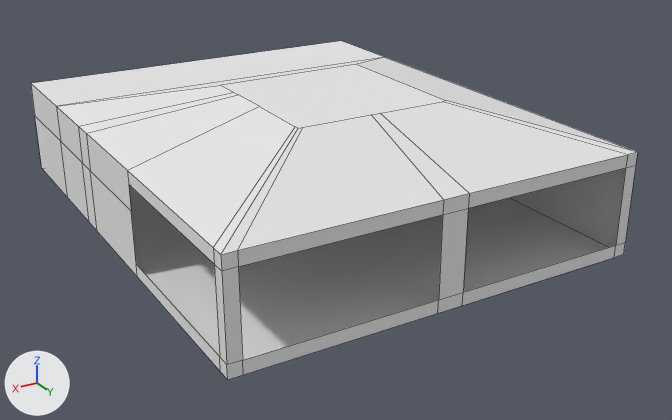
A saved change to the Blender file Assets/Building.blend.
Both versions are drawn from a 50 mm lens placed at (23.0, 39.3, 20.3), pointed at (-0.9, -0.5, 0.4). Lighting does not change. The marker at lower left points along +X, +Y and +Z. Mesh edges are drawn as thin lines.

The first picture shows 'Building'.
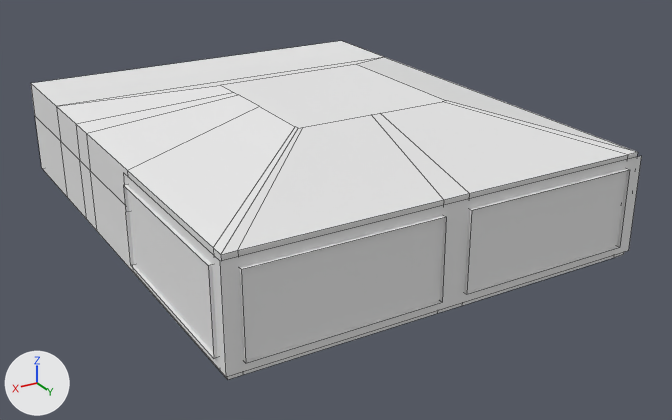
Diff of the bpy script that builds the scene:
```diff
--- a/Assets/Building.blend.py
+++ b/Assets/Building.blend.py
@@ mat_window @@
+mat_window = diffuse_material('Window')
+mat_window.base_color = (0.8, 0.8, 0.8)  # white #e7e7e7
@@ me_cube_001 @@
 # used by ob_building; location = (0.0, 0.0, 0.0); rotation_euler = (1.571, 0.0, -3.142), in degrees (90, 0, -180); scale = (0.9, 0.9, 0.9)
 # verts and faces of me_cube_001; kept vertices keep their numbers, new ones are numbered from 75
 # before: 36 (-12.0, 6.0, -7.5) at pixel (78, 126), 37 (-12.0, 0.0, -7.5) at pixel (89, 222), 40 (-12.0, 3.8, -7.5) at pixel (82, 162)
-me_cube_001.from_pydata(...)  # 75 vertices, 53 faces; spans x -12.0..12.0, y 0.0..8.0, z -18.1..12.0
+me_cube_001.from_pydata(...)  # 88 vertices, 66 faces; spans x -12.3..12.0, y 0.0..8.0, z -18.1..12.3
+# me_cube_001 part 1
+# 13 vertices are added at x -12.3..11.2, y 0.7..5.2, z 0.7..12.3
+# 13 new faces join them
+# me_cube_001 part 2
+for i in [36, 37, 40]: verts[i] += (0.0, 0.0, -0.5)
 me_cube_001.materials.append(mat_building)
@@ me_plane_001 @@
+me_plane_001.from_pydata([(-1.0, -1.0, 0.0), (0.99, -1.0, 0.0), (-1.0, 1.0, 0.0), (0.99, 1.0, 0.0), (0.99, -1.0, 10.5), (0.99, 1.0, 10.5)], [], [(0, 1, 3, 2), (3, 1, 4, 5)])
+me_plane_001.materials.append(mat_window)  # white #e7e7e7
@@ ob_window @@
+ob_window = bpy.data.objects.new('Window', me_plane_001)
+ob_window.location = (0.0, 10.9, 2.7)
+ob_window.rotation_euler = (1.571, 0.0, 0.0)  # degrees (90, 0, 0)
+ob_window.scale = (11.0, 2.5, 1.0)
```

Changed parts and their boxes (x1, y1, x2, y2) in the pictures (672 x 420 px; the box of a moved part takes in the faces that stretch with it):
'Window', added
    after: (124, 156, 642, 377)
part 1 of me_cube_001, added
    after: (123, 169, 630, 363)
part 2 of me_cube_001, moved or reshaped
    before: (56, 85, 608, 360)
    after: (56, 85, 238, 231)
